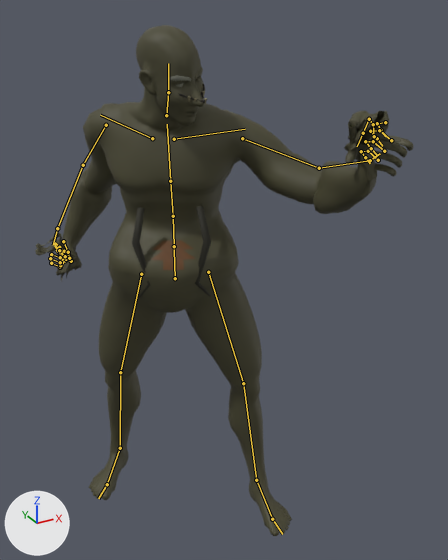
What one commit did to the glTF model outputs/AshenOathTheRoadBetweenCrowns/assets_external/design_pack_v1/creatures/M03_Bog_Wretch.glb.
Before and after are seen from a 50 mm lens placed at (-0.762, -1.656, 1.709), pointed at (0.086, -0.115, 0.938). The lights are fixed; the arrows at lower left show +X, +Y and +Z. The first picture is the older version. Both versions are drawn at frame 23 of the action 'Feed'; the numbers are the values there. The bones that change, and the others that lie on the model, are drawn over the model as lines.

Names of what the first picture shows: 'M03_Connected_Anatomy_SkinnedAssembly'.
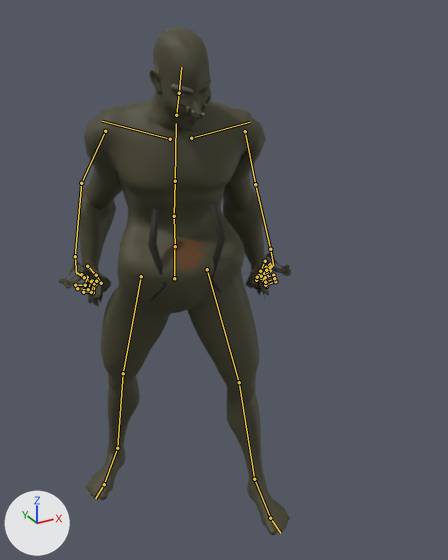
Boxes (x1, y1, x2, y2) around the edits, measured in the pictures (448 x 560 px):
'M03_Connected_Anatomy_SkinnedAssembly', posed (39% narrower): before (35, 25, 414, 536); after (59, 27, 291, 535)
bone 'pelvis', root to tip: before (175, 278) to (174, 249); after (174, 278) to (174, 249)
bone 'spine_02', root to tip: before (173, 216) to (170, 181); after (174, 216) to (175, 181)
bone 'spine_03', root to tip: before (170, 181) to (167, 124); after (175, 181) to (176, 123)
bone 'upperarm_l', root to tip: before (242, 138) to (319, 168); after (245, 131) to (255, 184)
bone 'lowerarm_l', root to tip: before (319, 168) to (370, 160); after (255, 184) to (270, 249)
bone 'hand_l', root to tip: before (370, 160) to (380, 153); after (270, 249) to (273, 265)
bone 'upperarm_r', root to tip: before (106, 125) to (83, 165); after (105, 131) to (81, 183)
bone 'lowerarm_r', root to tip: before (83, 165) to (57, 228); after (81, 183) to (75, 256)
bone 'neck_01', root to tip: before (166, 115) to (168, 92); after (176, 115) to (179, 93)
bone 'Head', root to tip: before (168, 92) to (168, 63); after (179, 93) to (181, 67)
bone 'thigh_l', root to tip: before (208, 272) to (243, 383); after (207, 269) to (239, 382)
bone 'calf_l', root to tip: before (243, 383) to (256, 480); after (239, 382) to (254, 479)
bone 'foot_l', root to tip: before (256, 480) to (272, 519); after (254, 479) to (270, 518)
bone 'thigh_r', root to tip: before (141, 274) to (120, 372); after (141, 276) to (123, 373)
bone 'calf_r', root to tip: before (120, 372) to (120, 448); after (123, 373) to (117, 448)
bone 'foot_r', root to tip: before (120, 448) to (107, 484); after (117, 448) to (104, 484)

The change in detail:
Bone 'pelvis' (bone_pelvis) moves from (0.007, -0.048, -0.023) to (0.005, -0.048, -0.024).
Bone 'pelvis' (bone_pelvis) turns from (-7, -24, 7) to (-6, -13, 4) degrees about its own x, y and z.
Bone 'spine_02' (bone_spine_02) turns from (22, -2, 0) to (22, 0, 0) degrees about its own x, y and z.
Bone 'spine_03' (bone_spine_03) turns from (11, -7, -2) to (11, 0, 0) degrees about its own x, y and z.
Bone 'upperarm_l' (bone_upperarm_l) turns from (22, 0, 0) to (-7, -4, -70) degrees about its own x, y and z.
Bone 'lowerarm_l' (bone_lowerarm_l) turns from (42, -60, 5) to (30, 5, 0) degrees about its own x, y and z.
Bone 'hand_l' (bone_hand_l) turns from (99, -72, -97) to (18, 1, -2) degrees about its own x, y and z.
Bone 'upperarm_r' (bone_upperarm_r) turns from (-10, 4, 55) to (-9, 5, 68) degrees about its own x, y and z.
Bone 'lowerarm_r' (bone_lowerarm_r) turns from (42, -16, 1) to (42, -19, 1) degrees about its own x, y and z.
Bone 'neck_01' (bone_neck_01) turns from (-14, 23, -15) to (-9, 0, 0) degrees about its own x, y and z.
Bone 'Head' (bone_head) turns from (1, 23, 0) to (9, 11, 2) degrees about its own x, y and z.
Bone 'thigh_l' (bone_thigh_l) turns from (-5, -1, -16) to (-9, -1, -12) degrees about its own x, y and z.
Bone 'calf_l' (bone_calf_l) turns from (7, -37, 5) to (8, -13, 1) degrees about its own x, y and z.
Bone 'foot_l' (bone_foot_l) turns from (8, 0, 21) to (8, -5, 10) degrees about its own x, y and z.
Bone 'thigh_r' (bone_thigh_r) turns from (11, -1, 13) to (15, -1, 11) degrees about its own x, y and z.
Bone 'calf_r' (bone_calf_r) turns from (4, 42, -6) to (0, 43, -6) degrees about its own x, y and z.
Bone 'foot_r' (bone_foot_r) turns from (-4, 0, -29) to (-5, 6, -19) degrees about its own x, y and z.
